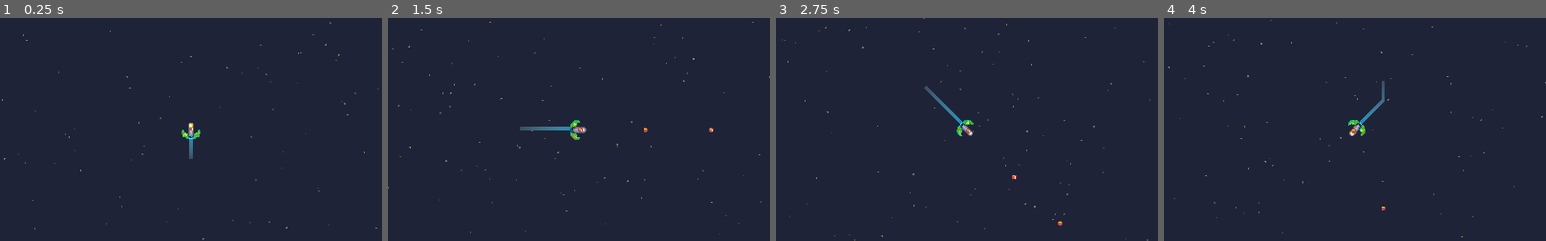
Above: before the commit, frames 1-4 (left to right).
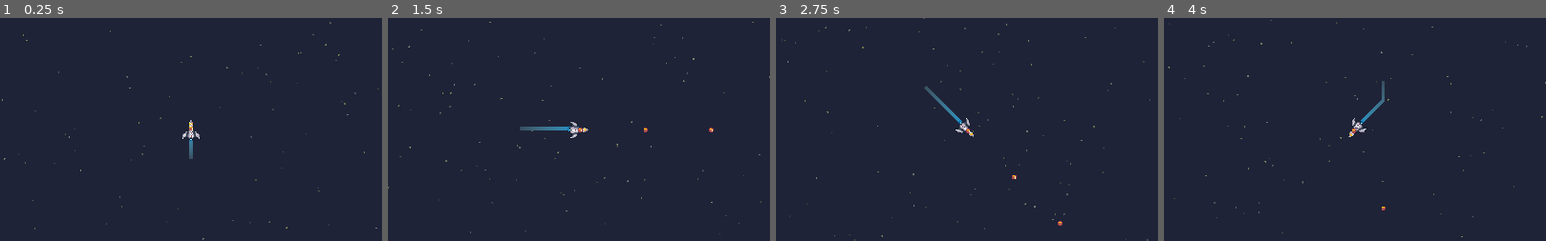
Above: after the commit, the same moments.

Repository: Nairu/GMTK-2019
Game: Godot game, scene res://Scenes/BaseLevel.tscn
Same seed, same stepped clock (60 frames per second), same inputs: the game is played once before the commit and once after it.
Inputs:
- Up to frame 1 (0.25 s): no input
- Up to frame 2 (1.5 s): tap Enter (ui_accept) at 0.5, 0.77 s
- Up to frame 3 (2.75 s): tap Enter (ui_accept) at 1.52 s
- Up to frame 4 (4 s): tap Enter (ui_accept) at 3.02, 3.77 s
The pictures show only the part of the screen within x 25-75%, y 25-75%; the shares and areas given below are measured in that part.

The runs differ from the first frame. In frame 1, 0.2% of the frame differs, in the area x 47-53%, y 45-56%; in frame 2, 0.2%, in the area x 47-53%, y 45-55%; in frame 3, 0.2%; in frame 4, 0.2%.

Commit message:
Making minor ship changes

Diff:
--- a/Objects/Player.tscn
+++ b/Objects/Player.tscn
@@ -19,9 +19,10 @@
 game_over_scene = "res://Scenes/GameOver.tscn"
 
 [node name="Trail" parent="." instance=ExtResource( 3 )]
+position = Vector2( 0, 12 )
 width = 4.0
 default_color = Color( 0.4, 0.501961, 1, 1 )
-gradient = SubResource( 2 )
+gradient = SubResource( 1 )
 targetPath = NodePath("../CollisionShape2D")
 trail_length = 20
 
--- a/Scenes/BaseLevel.tscn
+++ b/Scenes/BaseLevel.tscn
@@ -1,9 +1,8 @@
-[gd_scene load_steps=5 format=2]
+[gd_scene load_steps=4 format=2]
 
 [ext_resource path="res://Scripts/BaseLevel.gd" type="Script" id=1]
 [ext_resource path="res://Objects/Player.tscn" type="PackedScene" id=2]
-[ext_resource path="res://Objects/Bullet.tscn" type="PackedScene" id=3]
-[ext_resource path="res://Objects/Starfield.tscn" type="PackedScene" id=4]
+[ext_resource path="res://Objects/Starfield.tscn" type="PackedScene" id=3]
 
 [node name="BaseNode" type="Node2D"]
 position = Vector2( 11, 2 )
@@ -11,10 +10,9 @@
 
 [node name="ShipNode" parent="." instance=ExtResource( 2 )]
 position = Vector2( 501, 298 )
-bullet = ExtResource( 3 )
 top_speed = 250.0
 
-[node name="Starfield" parent="." instance=ExtResource( 4 )]
+[node name="Starfield" parent="." instance=ExtResource( 3 )]
 position = Vector2( -680, -593 )
 star_count = 2000
 window_size = Vector2( 2000, 2000 )
Not shown: 2 places in Objects/Player.tscn that only renumber resources
Binary file changed: Sprites/player-ship.png
